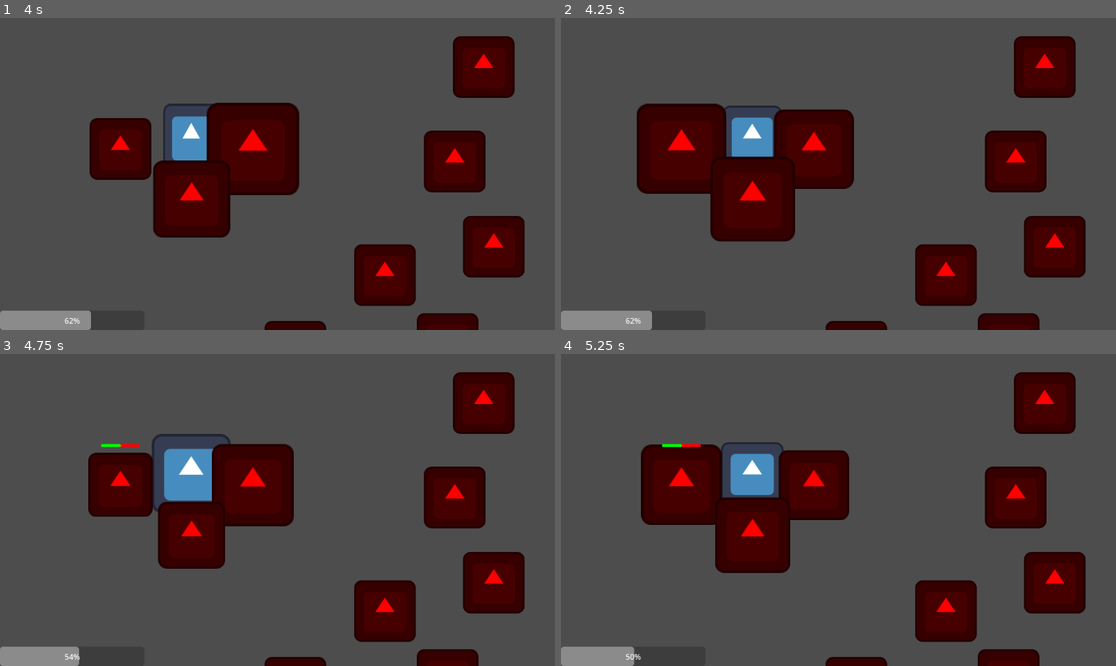
Above: before the commit, frames 1-4 (two rows, left to right).
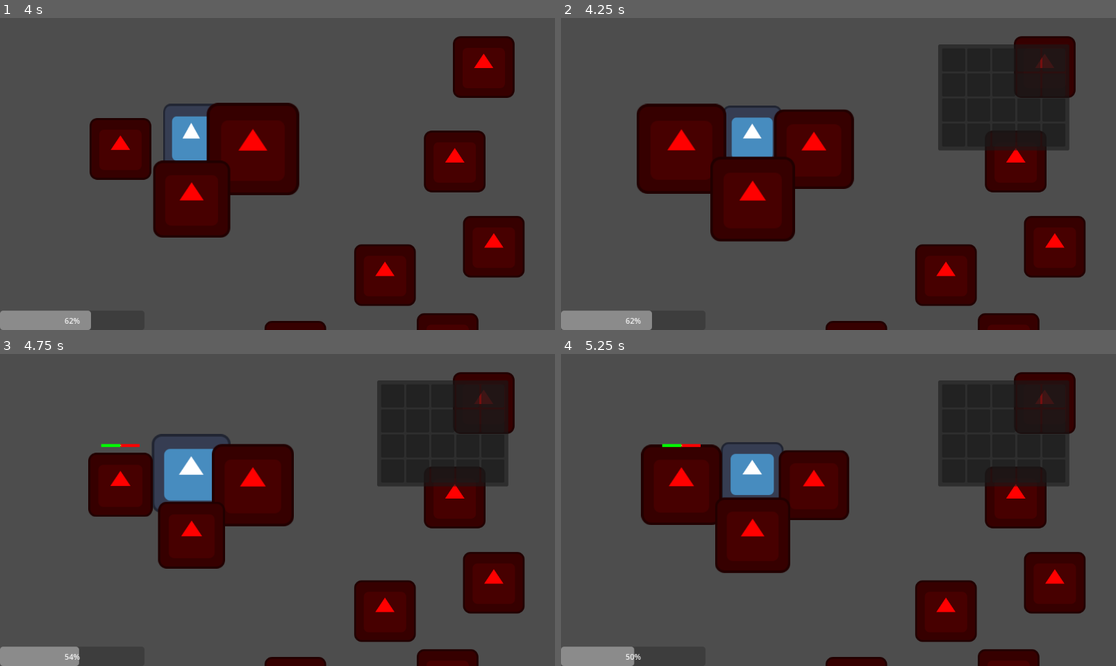
Above: after the commit, the same moments.

Repository: PietPadda/Godot_2D_ARPG
Game: Godot game, scene res://scenes/levels/main.tscn
Two runs of this game, one before a commit and one after it. Both use one fixed random seed, a clock stepped at 60 frames per second and the inputs below. The engine's default icon, where the game draws it, is replaced by a stand-in: a white triangle on a blue panel in a dark square.
Inputs (mouse positions are in pixels of both pictures, inside the frame that each line leads up to):
- Up to frame 1 (4 s): move the mouse to (399, 158) at 0.52 s; hold Space (attack) 0.53-1.28 s; move the mouse to (166, 189) at 1.27 s; click (166, 189) at 1.35 s; move the mouse to (333, 105) at 2.02 s; hold Space (attack) 2.03-2.78 s; move the mouse to (249, 236) at 2.77 s; click (249, 236) at 2.85 s; move the mouse to (444, 220) at 3.52 s; hold Space (attack) from 3.53 s (still down)
- Up to frame 2 (4.25 s): keep holding Space (attack); tap I (toggle_inventory, bound only after the commit) at 4.15 s
- Up to frame 3 (4.75 s): move the mouse to (111, 463) at 4.27 s; release Space (attack) at 4.28 s; click (111, 463) at 4.35 s
- Up to frame 4 (5.25 s): move the mouse to (866, 510) at 5.02 s; hold Space (attack) from 5.03 s (still down)

Frame 1 is identical in both runs. In frame 2, 6.8% of the frame differs, in the area x 67-92%, y 8-43%; in frame 3, 6.8%; in frame 4, 6.8%.

Commit message:
feat(ui): create and connect inventory UI

Diff:
--- a/project.godot
+++ b/project.godot
@@ -32,6 +32,11 @@
 "deadzone": 0.2,
 "events": []
 }
+toggle_inventory={
+"deadzone": 0.2,
+"events": [Object(InputEventKey,"resource_local_to_scene":false,"resource_name":"","device":-1,"window_id":0,"alt_pressed":false,"shift_pressed":false,"ctrl_pressed":false,"meta_pressed":false,"pressed":false,"keycode":0,"physical_keycode":73,"key_label":0,"unicode":105,"location":0,"echo":false,"script":null)
+]
+}
 
 [layer_names]
 
--- a/scenes/ui/HUD.tscn
+++ b/scenes/ui/HUD.tscn
@@ -1,6 +1,7 @@
-[gd_scene load_steps=2 format=3 uid="uid://mhkp0k8x04dx"]
+[gd_scene load_steps=3 format=3 uid="uid://mhkp0k8x04dx"]
 
 [ext_resource type="Script" uid="uid://dhvhugt6bxkun" path="res://scripts/ui/hud.gd" id="1_kw0id"]
+[ext_resource type="PackedScene" uid="uid://i8r3dhcqw1wa" path="res://scenes/ui/inventory_panel.tscn" id="2_atyv1"]
 
 [node name="HUD" type="CanvasLayer"]
 script = ExtResource("1_kw0id")
@@ -13,3 +14,10 @@
 offset_right = 300.0
 grow_vertical = 0
 step = 1.0
+
+[node name="InventoryPanel" parent="." instance=ExtResource("2_atyv1")]
+visible = false
+offset_left = 335.0
+offset_top = -167.0
+offset_right = 351.0
+offset_bottom = -151.0
--- /dev/null
+++ b/scenes/ui/inventory_panel.tscn
@@ -0,0 +1,25 @@
+[gd_scene load_steps=2 format=3 uid="uid://i8r3dhcqw1wa"]
+
+[ext_resource type="Script" uid="uid://bf0f8nojdavba" path="res://scripts/ui/inventory_panel.gd" id="1_7ck5g"]
+
+[node name="InventoryPanel" type="PanelContainer"]
+anchors_preset = 8
+anchor_left = 0.5
+anchor_top = 0.5
+anchor_right = 0.5
+anchor_bottom = 0.5
+grow_horizontal = 2
+grow_vertical = 2
+script = ExtResource("1_7ck5g")
+
+[node name="MarginContainer" type="MarginContainer" parent="."]
+layout_mode = 2
+theme_override_constants/margin_left = 8
+theme_override_constants/margin_top = 8
+theme_override_constants/margin_right = 8
+theme_override_constants/margin_bottom = 8
+
+[node name="GridContainer" type="GridContainer" parent="MarginContainer"]
+unique_name_in_owner = true
+layout_mode = 2
+columns = 5
--- /dev/null
+++ b/scenes/ui/inventory_slot.tscn
@@ -0,0 +1,20 @@
+[gd_scene load_steps=2 format=3 uid="uid://dhhsmtkqulujg"]
+
+[ext_resource type="Script" uid="uid://u0ts0y1weikg" path="res://scripts/ui/inventory_slot.gd" id="1_kscix"]
+
+[node name="InventorySlot" type="PanelContainer"]
+custom_minimum_size = Vector2(48, 48)
+anchors_preset = 15
+anchor_right = 1.0
+anchor_bottom = 1.0
+offset_right = -1104.0
+offset_bottom = -600.0
+grow_horizontal = 2
+grow_vertical = 2
+script = ExtResource("1_kscix")
+
+[node name="ItemTexture" type="TextureRect" parent="."]
+custom_minimum_size = Vector2(48, 48)
+layout_mode = 2
+expand_mode = 1
+stretch_mode = 5
--- a/scripts/components/inventory_component.gd
+++ b/scripts/components/inventory_component.gd
@@ -2,14 +2,18 @@
 class_name InventoryComponent
 extends Node
 
+# signals
+signal inventory_changed(inventory_data)
+
+# scene nodes
 @export var inventory_data: InventoryData
 
 # Tries to add an item to the inventory. Returns true on success.
+## add an item to the inventory
 func add_item(item_data: ItemData) -> bool:
 	if inventory_data.items.size() < inventory_data.capacity:
 		inventory_data.items.append(item_data)
-		print("Item added: ", item_data.item_name)
-		print("Inventory now contains: ", inventory_data.items)
+		emit_signal("inventory_changed", inventory_data)
 		return true
 	else:
 		print("Inventory is full!")
--- a/scripts/ui/hud.gd
+++ b/scripts/ui/hud.gd
@@ -3,6 +3,7 @@
 
 # scene nodes
 @onready var health_bar: ProgressBar = $PlayerHealthBar
+@onready var inventory_panel = $InventoryPanel
 
 func _ready() -> void:
 	# We need a reference to the player to connect to their signals.
@@ -13,6 +14,17 @@
 		# Connect our UI update function to the player's signal.
 		player_stats.health_changed.connect(on_player_health_changed)
 
+		# Connect to the new inventory signal.
+		var player_inventory = player.get_node("InventoryComponent")
+		player_inventory.inventory_changed.connect(inventory_panel.redraw)
+		# Call the new initialize function ONCE.
+		inventory_panel.initialize_inventory(player_inventory.inventory_data)
+
+func _unhandled_input(event: InputEvent) -> void:
+	# Toggle the inventory panel's visibility.
+	if Input.is_action_just_pressed("toggle_inventory"):
+		inventory_panel.visible = not inventory_panel.visible
+
 func on_player_health_changed(current_health: int, max_health: int) -> void:
 	health_bar.max_value = max_health
 	health_bar.value = current_health
--- /dev/null
+++ b/scripts/ui/inventory_panel.gd
@@ -0,0 +1,33 @@
+# inventory_panel.gd
+extends PanelContainer
+
+# preload to instantiate
+const InventorySlot = preload("res://scenes/ui/inventory_slot.tscn")
+
+# scene nodes
+## grid from inventory panel scene
+@onready var grid_container: GridContainer = %GridContainer # % is shorthand for unique name
+
+# This will be called from the HUD when the game starts.
+## create all inv slots at startup
+func initialize_inventory(inventory_data: InventoryData) -> void:
+	# This function now creates all the slots ONE TIME.
+	for i in inventory_data.capacity:
+		var slot = InventorySlot.instantiate()
+		grid_container.add_child(slot)
+		slot.update_slot(null) # Start empty
+
+# Redraws all slots based on the inventory data.
+## inventory redraw
+func redraw(inventory_data: InventoryData) -> void:
+	# get all the slots
+	var slots = grid_container.get_children()
+
+	# Loop through all existing slots.
+	for i in slots.size():
+		# If there's an item for this slot, update it.
+		if i < inventory_data.items.size():
+			slots[i].update_slot(inventory_data.items[i])
+		# Otherwise, tell the slot to be empty.
+		else:
+			slots[i].update_slot(null)
--- /dev/null
+++ b/scripts/ui/inventory_slot.gd
@@ -0,0 +1,15 @@
+# inventory_slot.gd
+extends PanelContainer
+
+# scene nodes
+@onready var item_texture: TextureRect = $ItemTexture
+
+# Updates the slot to display an item, or clears it if item_data is null.
+## inventory slot update with itemdata texture
+func update_slot(item_data: ItemData) -> void:
+	if item_data: # if it's a valid item, apply texture
+		item_texture.texture = item_data.texture
+		item_texture.visible = true
+	else:  # otherwise, not an item
+		item_texture.texture = null
+		item_texture.visible = false
Not shown, added: scripts/ui/inventory_panel.gd.uid
Not shown, added: scripts/ui/inventory_slot.gd.uid
